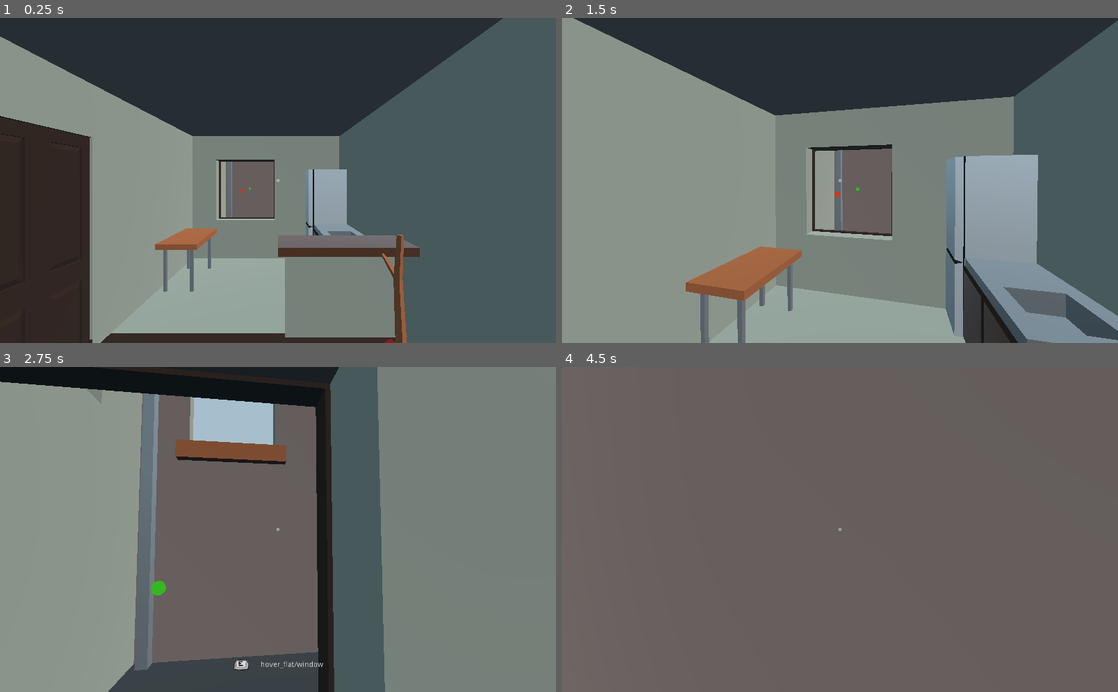
Above: before the commit, frames 1-4 (two rows, left to right).
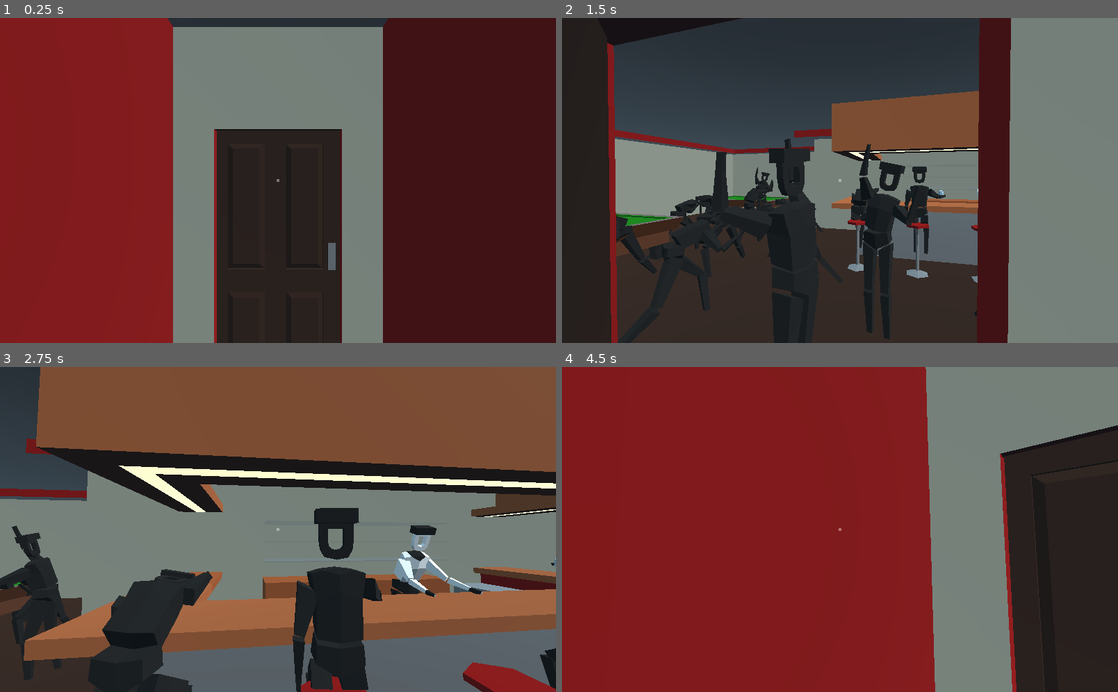
Above: after the commit, the same moments.

Repository: Eptwalabha/ld47
Game: Godot game, scene res://scenes/Game.tscn
Two runs of this game, one before a commit and one after it. Both use one fixed random seed, a clock stepped at 60 frames per second and the inputs below. Sound files missing from this copy of the repository are replaced by a short silence.
Inputs (mouse positions are in pixels of both pictures, inside the frame that each line leads up to):
- Up to frame 1 (0.25 s): no input
- Up to frame 2 (1.5 s): tap Enter at 0.5 s; move the mouse to (867, 180) at 0.52 s; hold W (move_forward) from 0.53 s (still down); tap E (context_action) at 0.6, 1.35 s; move the mouse to (812, 180) at 1.27 s
- Up to frame 3 (2.75 s): keep holding W (move_forward); move the mouse to (289, 523) at 2.02 s; tap E (context_action) at 2.1 s
- Up to frame 4 (4.5 s): keep holding W (move_forward); move the mouse to (834, 536) at 2.77 s; tap E (context_action) at 2.85, 3.6, 4.35 s; move the mouse to (878, 532) at 3.52 s; tap R (reset_level, bound only after the commit) at 4.15 s; move the mouse to (795, 526) at 4.27 s

The runs differ from the first frame. In frame 1, 94% of the frame differs, in the area x 0-100%, y 0-100%; in frame 2, 79%; in frame 3, 82%; in frame 4, 100%.

Commit message:
add debug function

Diff:
--- a/autoload.gd
+++ b/autoload.gd
@@ -1,16 +1,17 @@
 extends Node
 
 enum LEVEL {
-	HOME,
+	FLAT,
 	BAR,
 	ROAD,
 	HOSPITAL
 }
 
+var debug : bool = true
+var debug_level = LEVEL.BAR
+
 var first_time : bool = true
 var using_controller : bool = false
-var debug : bool = true
-var first_level : int = LEVEL.BAR
 
 var flat_level := 0
 var phone_picked_up := false
@@ -22,19 +23,19 @@
 var valve_found := false
 var road_tutorial := false
 
-func reset_game(level: String) -> void:
+func reset_game(level) -> void:
 	match level:
-		'flat':
+		LEVEL.FLAT:
 			phone_picked_up = false
 			flat_level = 0
-		'bar':
+		LEVEL.BAR:
 			friend_intro_bar = false
 			friend_wants_to_go_home = false
 			door_found = false
 			key_found = false
 			missing_handle = false
 			valve_found = false
-		'road':
+		LEVEL.ROAD:
 			road_tutorial = false
 
 var dialogs = {
--- a/project.godot
+++ b/project.godot
@@ -377,6 +377,11 @@
 "events": [ Object(InputEventJoypadMotion,"resource_local_to_scene":false,"resource_name":"","device":0,"axis":2,"axis_value":1.0,"script":null)
  ]
 }
+reset_level={
+"deadzone": 0.5,
+"events": [ Object(InputEventKey,"resource_local_to_scene":false,"resource_name":"","device":0,"alt":false,"shift":false,"control":false,"meta":false,"command":false,"pressed":false,"scancode":82,"unicode":0,"echo":false,"script":null)
+ ]
+}
 
 [layer_names]
 
--- a/scenes/Game.gd
+++ b/scenes/Game.gd
@@ -15,7 +15,9 @@
 
 func _ready() -> void:
 	ui.capture_mouse()
-	$Map/Flat.set_level(Data.flat_level)
+	$Map/Flat.reset()
+	if Data.debug:
+		_init_debug()
 	for state_name in player_states:
 		var state = player_states[state_name]
 		if state is PlayerState:
@@ -23,12 +25,24 @@
 			state.ui = ui
 			state.connect("state_ended", self, "_on_PlayerState_ended", [state_name])
 
+func _init_debug() -> void:
+	match Data.debug_level:
+		Data.LEVEL.BAR:
+			$Map/Flat.hide()
+			current_player.global_transform.origin = $Map/Bar.start.global_transform.origin
+			current_player.reset()
+			$Map/Bar.reset()
+		_:
+			pass
+
 func _physics_process(delta: float) -> void:
 	player_states[current_state].physics_process(delta)
 
 func _process(delta: float) -> void:
 	if Input.is_action_just_pressed("ui_cancel"):
 		ui.show_mouse_capture()
+	if Input.is_action_just_pressed("reset_level") and Data.debug:
+		_init_debug()
 	player_states[current_state].process(delta)
 	_check_triggers_orientation()
 	_trigger_hint()
--- a/scenes/Game.tscn
+++ b/scenes/Game.tscn
@@ -35,6 +35,9 @@
 [sub_resource type="BoxShape" id=2]
 extents = Vector3( 1.11876, 0.562466, 0.02 )
 
+[sub_resource type="PrismMesh" id=3]
+size = Vector3( 0.1, 0.5, 0.1 )
+
 [node name="Game" type="Spatial"]
 script = ExtResource( 18 )
 
@@ -43,6 +46,7 @@
 [node name="Map" type="Spatial" parent="."]
 
 [node name="Flat" type="Spatial" parent="Map"]
+visible = false
 script = ExtResource( 17 )
 
 [node name="Appartment" parent="Map/Flat" instance=ExtResource( 7 )]
@@ -134,6 +138,7 @@
 
 [node name="Bar" type="Spatial" parent="Map"]
 transform = Transform( 1, 0, 0, 0, 1, 0, 0, 0, 1, -18, 0, 0 )
+visible = false
 script = ExtResource( 16 )
 
 [node name="BarStorageRoom" parent="Map/Bar" instance=ExtResource( 14 )]
@@ -320,6 +325,14 @@
 [node name="Drinker5" parent="Map/Bar/Pivot/Dancers" instance=ExtResource( 26 )]
 transform = Transform( -0.128345, 0, -0.99173, 0, 1, 0, 0.99173, 0, -0.128345, 5.56417, 0.0166468, -9.0717 )
 default = "sit-stool-drink"
+
+[node name="Start" type="Spatial" parent="Map/Bar"]
+transform = Transform( 1, 0, 0, 0, 1, 0, 0, 0, 1, 0, 0, -2 )
+
+[node name="MeshInstance" type="MeshInstance" parent="Map/Bar/Start"]
+transform = Transform( 1, 0, 0, 0, -4.37114e-08, 1, 0, -1, -4.37114e-08, 0, 1, -0.25 )
+mesh = SubResource( 3 )
+material/0 = null
 
 [node name="Player" type="Spatial" parent="."]
 
--- a/scenes/chapters/bar/Bar.gd
+++ b/scenes/chapters/bar/Bar.gd
@@ -8,6 +8,7 @@
 
 onready var pivot := $Pivot as Spatial
 onready var restroom_door := $Pivot/Door as Door
+onready var start := $Start as Spatial
 
 func _ready() -> void:
 	for trigger in get_tree().get_nodes_in_group('bar-tp-trigger'):
@@ -20,6 +21,15 @@
 	for trigger in get_tree().get_nodes_in_group('bar-window'):
 		if trigger is WindowTrigger:
 			trigger.connect("interacted_with", self, "emit_signal", ["window_triggered", trigger])
+
+func reset() -> void:
+	show()
+	restroom_door.set_state(false)
+	_set_active($RestroomLocation, false)
+	_set_active($RestroomLocationReverse, false)
+	_set_active($BarStorageRoom, true)
+	pivot.scale.z = 1
+	Data.reset_game(Data.LEVEL.BAR)
 
 func _on_Door_interacted_with() -> void:
 	emit_signal("door_interacted_with", restroom_door)
--- a/scenes/chapters/flat/Flat.gd
+++ b/scenes/chapters/flat/Flat.gd
@@ -20,6 +20,12 @@
 		if trigger is WindowTrigger:
 			trigger.connect("interacted_with", self, "emit_signal", ["window_triggered", trigger])
 
+func reset() -> void:
+	$Appartment/Phone.show()
+	$Door.set_state(false)
+	Data.reset_game(Data.LEVEL.FLAT)
+	set_level(-1)
+
 func set_level(level: int) -> void:
 	var delta_elevation : float = level * 2.5 - $BackStreetBuilding.global_transform.origin.y
 	$BackStreetBuilding.translate(Vector3(0, delta_elevation, 0))
Not shown: 1 places in scenes/Game.tscn that only renumber resources
